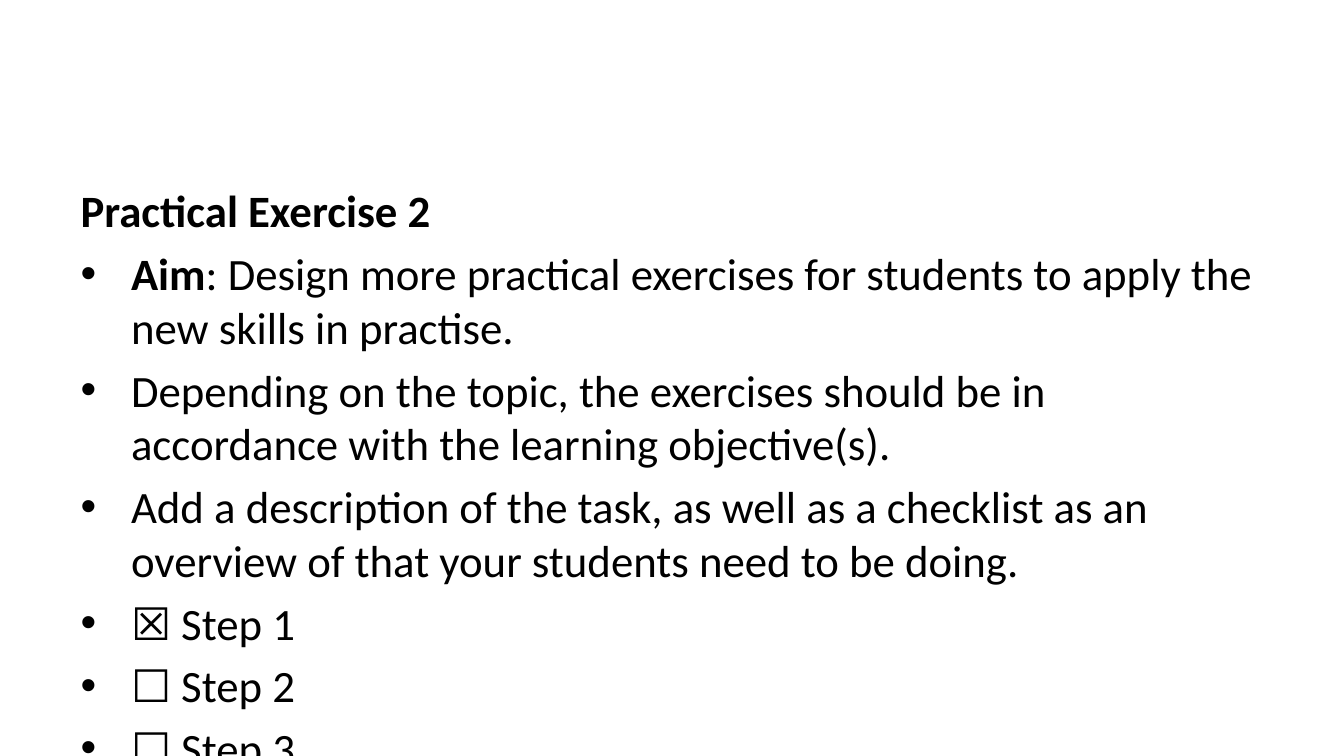
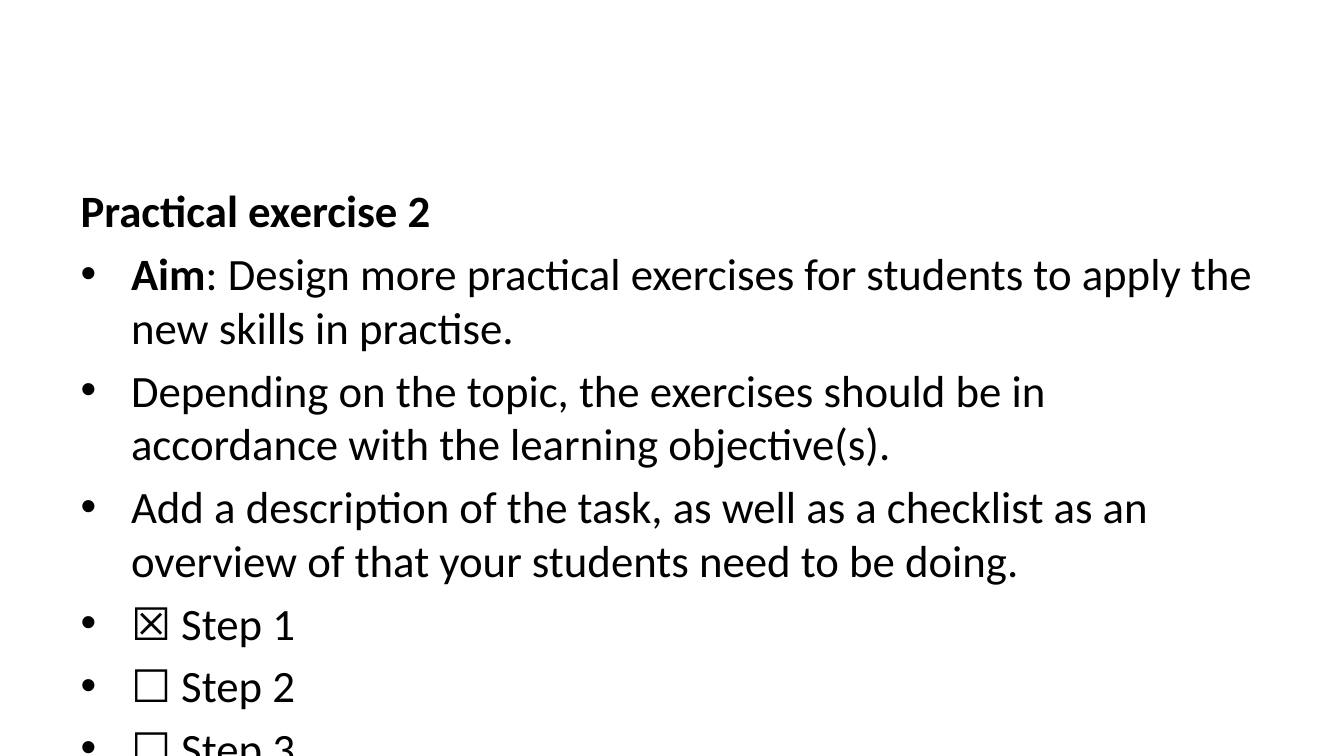
Before and after one commit to lmu-osc/train-the-trainer-student-track-OS, a slide deck: slide 22 of _site/materials/OS-template-module/OS-template-slides.pptx (slide 21 before the commit). Drawn at 1344x756 pixels with LibreOffice and Linux fonts; fonts in the diff are those of the drawing. Boxes give left, top, right and bottom in pixels: in the first picture for what was removed or moved away, otherwise in the second. Text is boxed around its words. In the diff, an @@ line names an element or a change of style, - is before the commit and + after.

```diff
--- a/_site/materials/OS-template-module/OS-template-slides.pptx
+++ b/_site/materials/OS-template-module/OS-template-slides.pptx
@@ text at (81,195,431,228): text changed @@
-Practical Exercise 2
+Practical exercise 2
```
Also in this commit, not shown: 5 other slides changed, 1 slide added, 37 other files.
